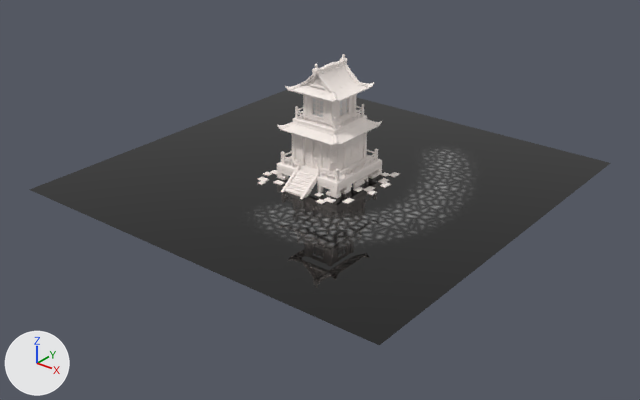
The glTF model public/models/japan-castle.glb as it was, and as the next commit left it.
Before and after are seen from a camera (50 mm lens) standing at (99.4, -127.3, 72.9) and looking at (2.8, -6.5, -2.0). The axes (+X, +Y, +Z) are drawn at lower left. The lights are the same throughout. Where no turn or scale is listed for an object, it has been applied to the vertices.

Script lines for the objects in view, before the commit:
```python
ob_custom = bpy.data.objects.new('custom', me_plane_036)
ob_custom.location = (2.7, 0.5, 13.6)
ob_custom_001 = bpy.data.objects.new('custom.001', me_plane_035)
ob_custom_001.location = (-0.3, -3.1, 13.7)
ob_custom_003 = bpy.data.objects.new('custom.003', me_plane_086)
ob_custom_003.location = (-0.7, -4.1, 4.8)
ob_ground = bpy.data.objects.new('Ground', me_plane)
ob_ground.location = (0.0, 0.0, 0.0)
ob_plane_003 = bpy.data.objects.new('Plane.003', me_plane_003)
ob_plane_003.location = (0.0, -0.2, 3.2)
# also in view: 'Plane.007' at (0.0, 0.4, 20.2); 'Plane.044' at (-0.3, -6.0, 10.9); 'Plane.107' at (0.0, 0.0, 2.7)
```
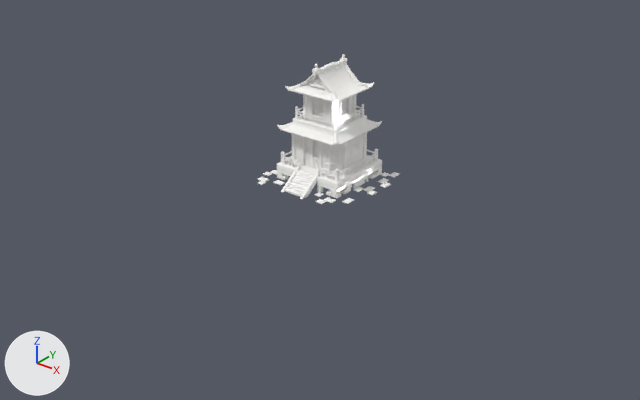
The newer file is also turned or shifted as a whole; pictures and numbers use the older file's frame.

What differs and where, as boxes (x1, y1, x2, y2) in the pictures (640 x 400 px):
'Ground', deleted
    before: (29, 90, 610, 345)
'custom.003', surface changed, recoloured
    both: (305, 138, 319, 162)
'custom.001', surface changed
    both: (312, 98, 324, 117)
'custom', surface changed
    both: (340, 99, 347, 115)
'custom.005', surface changed
    both: (306, 81, 329, 91)

Diff of the bpy script that builds the scene:
```diff
--- a/public/models/japan-castle.glb.py
+++ b/public/models/japan-castle.glb.py
@@ mat_bakeneutral_001 @@
 mat_bakeneutral_001 = bpy.data.materials.new('bakeNeutral.001')
-# nodes: BsdfPrincipled, Mapping, Mix, OutputMaterial, TexImage, UVMap, VertexColor
-# uses the picture img_f1_edge_distance
+# nodes: BsdfPrincipled, OutputMaterial
+# colours: white #fffefb
@@ me_plane_086 @@
 me_plane_086.from_pydata(...)  # 4 vertices, 2 faces; spans x -2.09..1.96, y -0.21, z -1.58..4.43
-me_plane_086.materials.append(mat_bakeneutral_002)  # white #fff5f0
+me_plane_086.materials.append(mat_bakeneutral_001)  # white #fffefb
@@ ob_ground @@
-ob_ground = bpy.data.objects.new('Ground', me_plane)
-ob_ground.location = (0.0, 0.0, 0.0)
```
